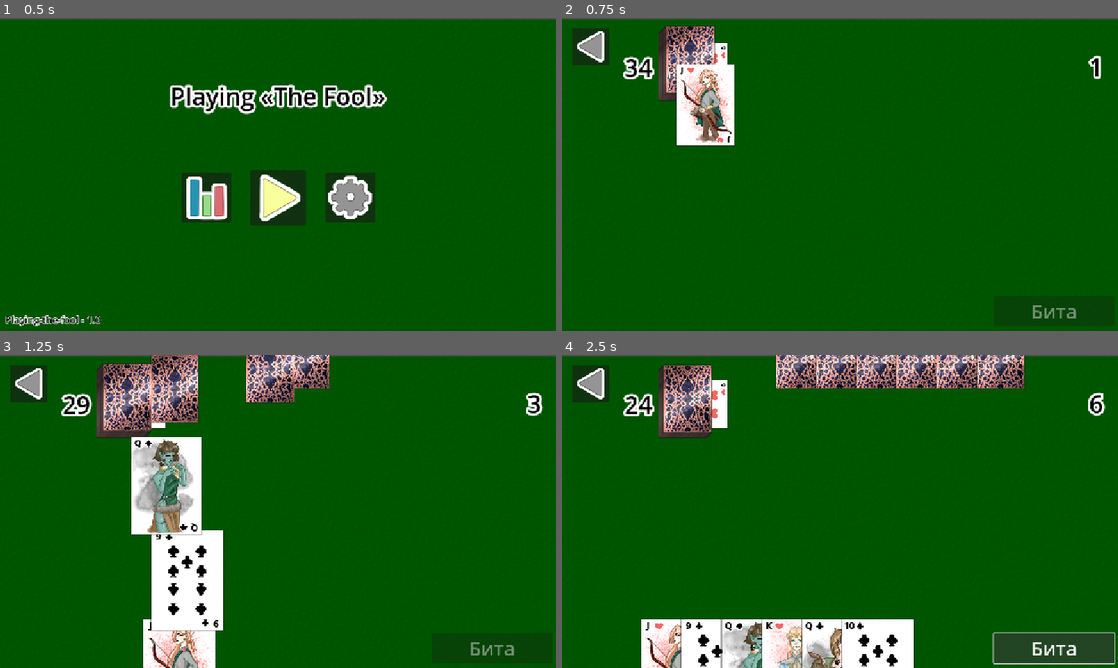
Above: before the commit, frames 1-4 (two rows, left to right).
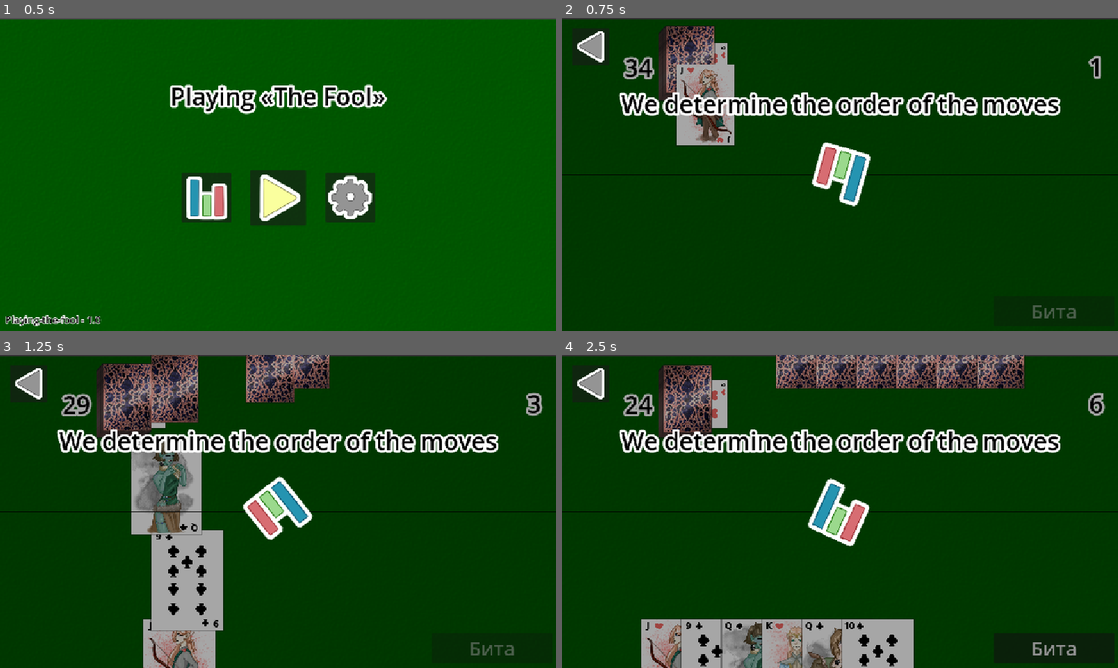
Above: after the commit, the same moments.

Repository: Yulya-S/Playing-the-fool
Game: Godot game, scene res://scenes/main.tscn
Same seed, same stepped clock (60 frames per second), same inputs: the game is played once before the commit and once after it.
Inputs (mouse positions are in pixels of both pictures, inside the frame that each line leads up to):
- Up to frame 1 (0.5 s): no input
- Up to frame 2 (0.75 s): click (840, 196) at 0.5 s
- Up to frame 3 (1.25 s): no input
- Up to frame 4 (2.5 s): move the mouse to (962, 495) at 1.27 s; press the mouse at (962, 495) at 1.28 s; release the mouse at (962, 495) at 2 s; click "Бита" at 2 s

Frame 1 is identical in both runs. In frame 2, 96% of the frame differs, in the area x 0-100%, y 0-100%; in frame 3, 95%; in frame 4, 97%.
Error in both runs: Invalid call. Nonexistent function 'store_json' in base 'Node (Global.gd)'. (res://scripts/main.gd:14)

Commit message:
Removing unnecessary change to the number of cards value

Diff:
--- a/playing-the-fool/scenes/pages/game.tscn
+++ b/playing-the-fool/scenes/pages/game.tscn
@@ -145,7 +145,7 @@
 theme_override_colors/font_outline_color = Color(1, 1, 1, 1)
 theme_override_constants/outline_size = 20
 theme_override_font_sizes/font_size = 50
-text = "0"
+text = "36"
 horizontal_alignment = 2
 vertical_alignment = 1
 
@@ -192,7 +192,6 @@
 text = "Бита"
 
 [node name="FirstMoveDetermination" type="ColorRect" parent="."]
-visible = false
 layout_mode = 0
 offset_right = 1152.0
 offset_bottom = 648.0
--- a/playing-the-fool/scripts/fragments/deck.gd
+++ b/playing-the-fool/scripts/fragments/deck.gd
@@ -24,13 +24,11 @@
 	# Создание и перемешивание калоды
 	var card_array: Array = Array(range(0, 36))
 	while len(card_array) > 0:
-
 		Global.add_obj(Cards, card)
 		Cards.get_child(-1).set_value(card_array.pop_at(randi() % len(card_array)))
 		Cards.get_child(-1).position.x += (36 - len(card_array)) * 0.5
 		Cards.get_child(-1).position.y -= (36 - len(card_array)) * 0.5
 	# Обновление графических данных
-	CardsCount.set_text(str(Cards.get_child_count()))
 	$Suit.frame = Cards.get_child(0).suit
 
 # Раздача карт
